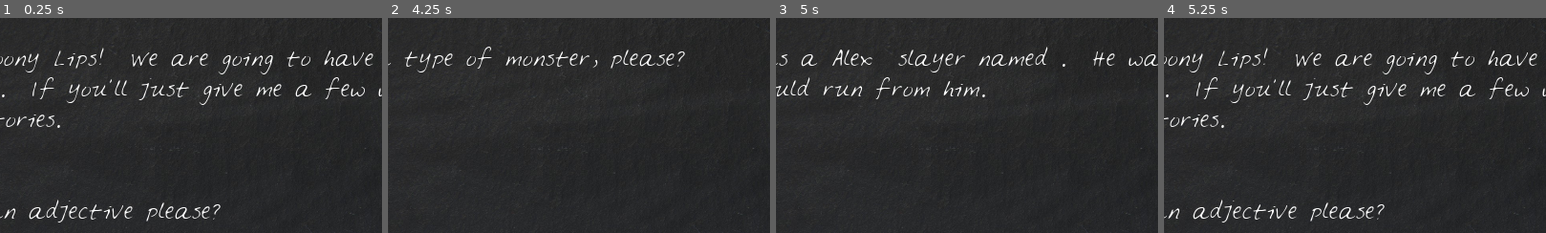
Above: before the commit, frames 1-4 (left to right).
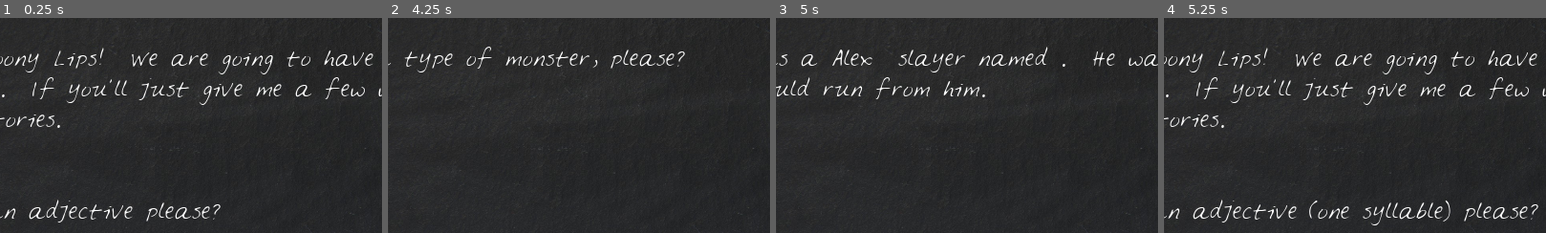
Above: after the commit, the same moments.

Repository: bhindi1224/LoonyLips
Game: Godot game, scene res://LoonyLips.tscn
Same seed, same stepped clock (60 frames per second), same inputs: the game is played once before the commit and once after it.
Inputs (mouse positions are % of the whole screen's width and height, from its top left):
- Up to frame 1 (0.25 s): no input
- Up to frame 2 (4.25 s): click (37, 88) at 0.52 s; type "Alex" at 0.6 s; click "OK" at 1.25 s; click "OK" at 2 s; click "OK" at 2.75 s; tap Enter at 3.5 s
- Up to frame 3 (5 s): tap Space at 4.25 s
- Up to frame 4 (5.25 s): click "Again!" at 5 s
The pictures show only the part of the screen within x 24-74%, y 0-50%; the shares and areas given below are measured in that part.

Frames 1-3 are identical in both runs. In frame 4, 1.4% of the frame differs, in the area x 38-98%, y 84-97%.

Commit message:
Section 2, Lecture 13
Dictionaries - Adding a Story Template

Diff:
--- a/LoonyLips.gd
+++ b/LoonyLips.gd
@@ -1,11 +1,23 @@
 extends Node2D
 
 var player_words = [] # the words the player chooses
-var prompt = ["an adjective", "a creature", "a name", "another adjective", "a type of monster"]
-var story = "There once was a %s %s slayer named %s.  He was so %s that even the %ss would run from him."
+var template = [
+		{
+		"prompt": ["an adjective (one syllable)", "another adjective (two syllables)", "an animal (one syllable)"],
+		"story": "A %s %s pond...\nA %s jumps into the pond,\nSplash! Silence again."
+		},
+		{
+		"prompt": ["an adjective", "a creature", "a name", "another adjective", "a type of monster"],
+		"story" : "There once was a %s %s slayer named %s.  He was so %s that even the %ss would run from him."
+		}
+		]
+var current_story
+
 
 func _ready():
-	$Blackboard/StoryText.text = "Welcome to Loony Lips!  We are going to have an amazing time together.  If you'll just give me a few words, I'll give you funny stories.  \n\n\nCan I have " + prompt[player_words.size()] + " please?"
+	randomize()
+	current_story = template[randi() % template.size()]
+	$Blackboard/StoryText.text = "Welcome to Loony Lips!  We are going to have an amazing time together.  If you'll just give me a few words, I'll give you funny stories.  \n\n\nCan I have " + current_story.prompt[player_words.size()] + " please?"
 	$Blackboard/TextBox.text = ""
 
 func _on_TextureButton_pressed():
@@ -21,10 +33,10 @@
 	check_player_word_length()
 
 func is_story_done():
-	return player_words.size() == prompt.size()
+	return player_words.size() == current_story.prompt.size()
 
 func prompt_player():
-	$Blackboard/StoryText.text = ("Can I have " + prompt[player_words.size()] + ", please?")
+	$Blackboard/StoryText.text = ("Can I have " + current_story.prompt[player_words.size()] + ", please?")
 
 func check_player_word_length():
 	if is_story_done():
@@ -33,7 +45,7 @@
 		prompt_player()
 
 func tell_story():
-	$Blackboard/StoryText.text = story % player_words
+	$Blackboard/StoryText.text = current_story.story % player_words
 	$Blackboard/TextureButton/RichTextLabel.text = "Again!"
 	end_game()
 
